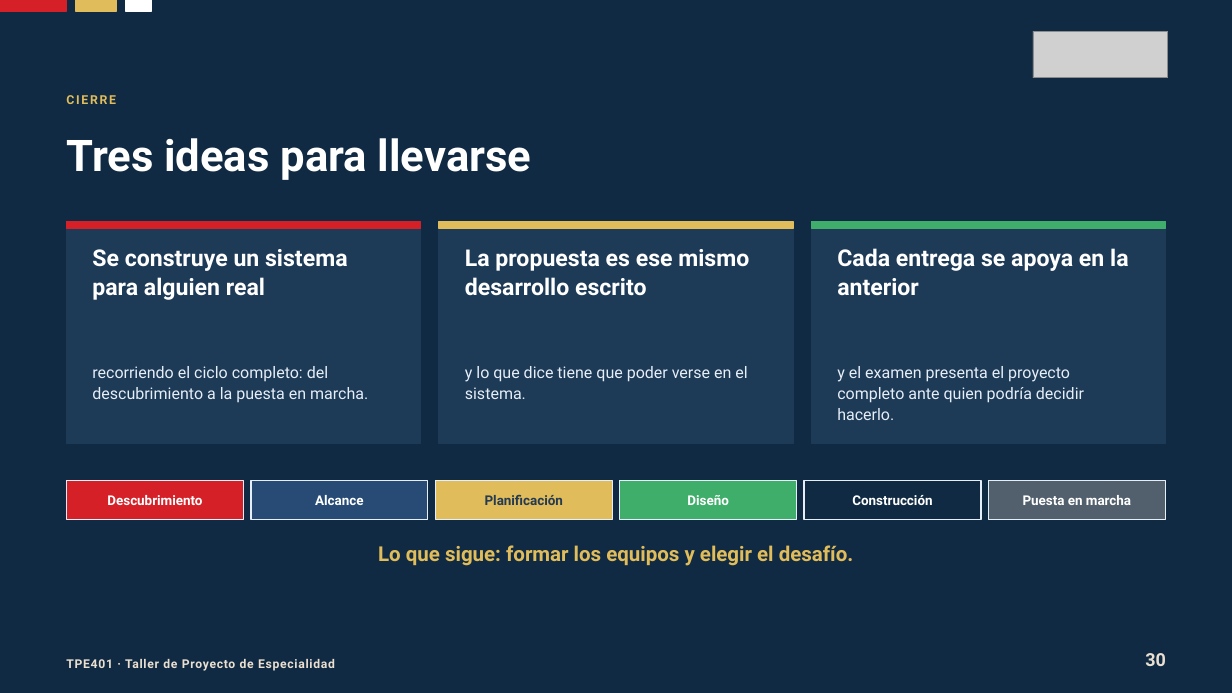
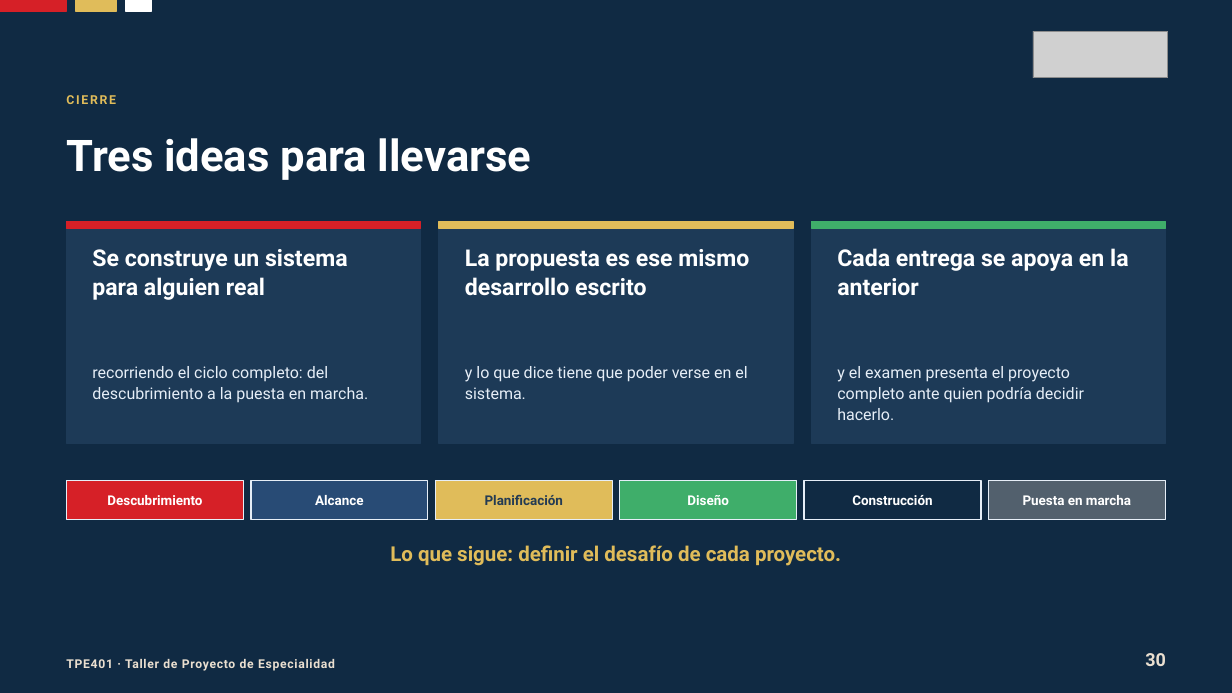
Before and after one commit to Dieg0Code/tpe401-taller-de-proyecto-de-especialidad, a slide deck: slide 30 of clases/semana-01/01/ppt/Clase-01-Un-Software-Para-Alguien-Real.pptx. Drawn at 1232x693 pixels with LibreOffice and Linux fonts; fonts in the diff are those of the drawing; grey boxes stand for pictures. Boxes give left, top, right and bottom in pixels: in the first picture for what was removed or moved away, otherwise in the second. Text is boxed around its words. In the diff, an @@ line names an element or a change of style, - is before the commit and + after.

```diff
--- a/clases/semana-01/01/ppt/Clase-01-Un-Software-Para-Alguien-Real.pptx
+++ b/clases/semana-01/01/ppt/Clase-01-Un-Software-Para-Alguien-Real.pptx
@@ text at [390, 545, 841, 566]: text changed @@
-Lo que sigue: formar los equipos y elegir el desafío.
+Lo que sigue: definir el desafío de cada proyecto.
```
Also in this commit, not shown: 5 other slides changed, 3 other files.
